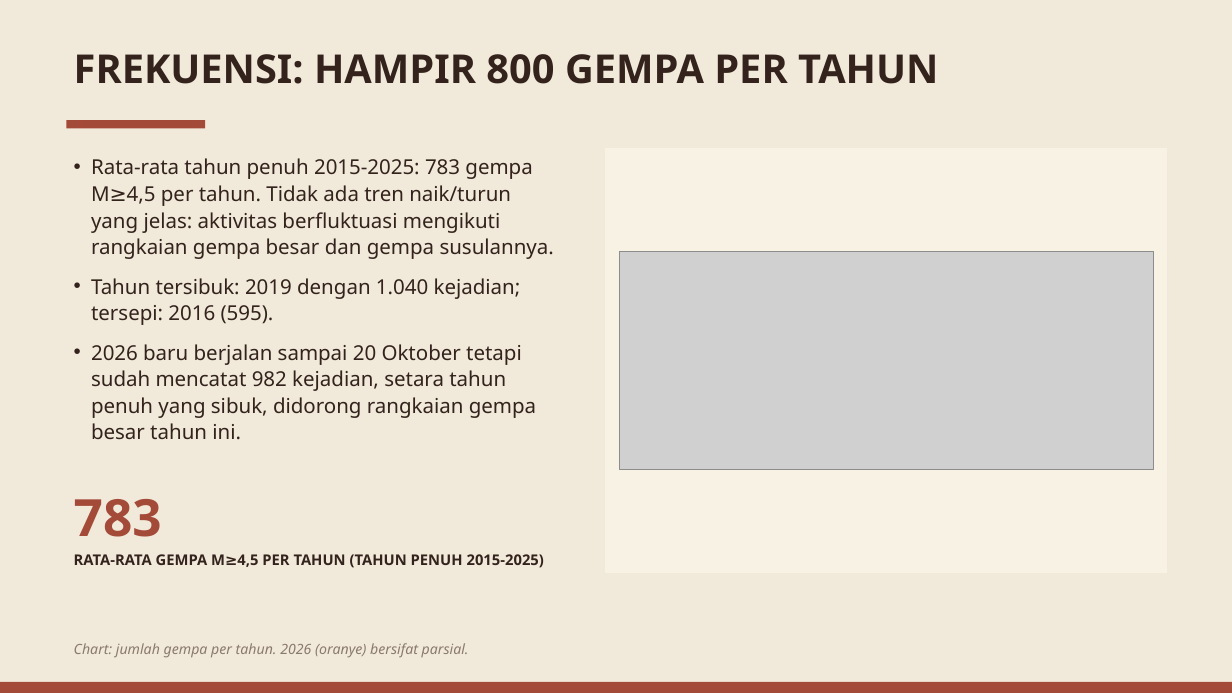
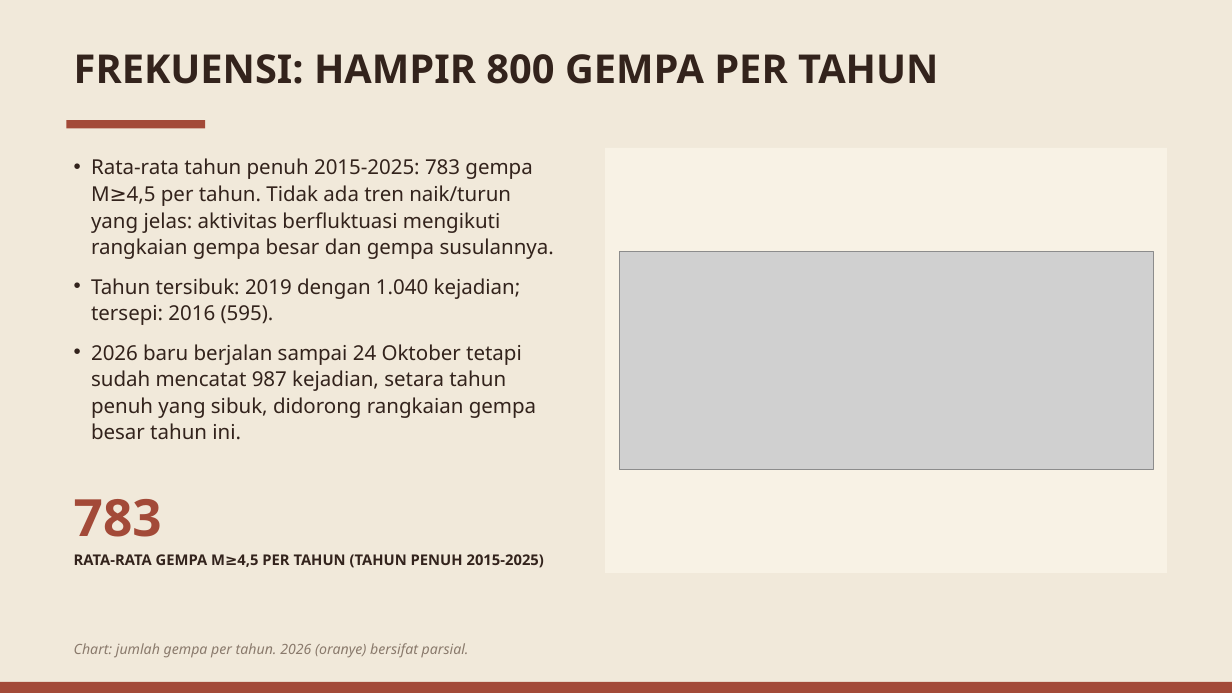
Before and after one commit to baghizash/gempa-bumi-indonesia-2026, a slide deck: slide 4 of Portofolio-Analisis-Gempa-Bumi.pptx. Drawn at 1232x693 pixels with LibreOffice and Linux fonts; fonts in the diff are those of the drawing; grey boxes stand for pictures. Boxes give left, top, right and bottom in pixels: in the first picture for what was removed or moved away, otherwise in the second. Text is boxed around its words. In the diff, an @@ line names an element or a change of style, - is before the commit and + after.

```diff
--- a/Portofolio-Analisis-Gempa-Bumi.pptx
+++ b/Portofolio-Analisis-Gempa-Bumi.pptx
@@ text at box(91, 344, 536, 440): text changed @@
-• 2026 baru berjalan sampai 20 Oktober tetapi sudah mencatat 982 kejadian, setara tahun penuh yang sibuk, didorong rangkaian gempa besar tahun ini.
+• 2026 baru berjalan sampai 24 Oktober tetapi sudah mencatat 987 kejadian, setara tahun penuh yang sibuk, didorong rangkaian gempa besar tahun ini.
```
Also in this commit, not shown: 7 other slides changed.
